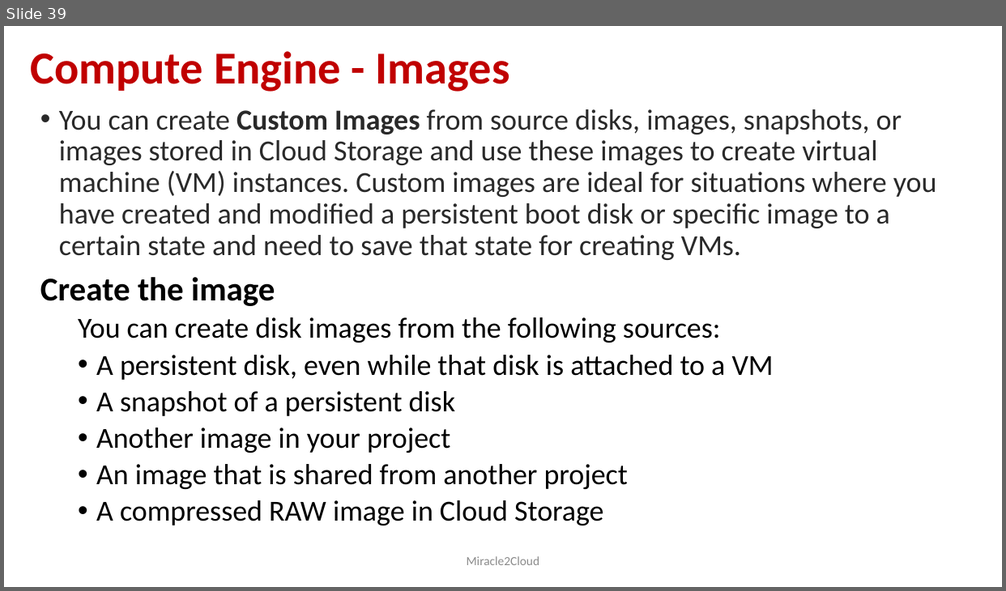
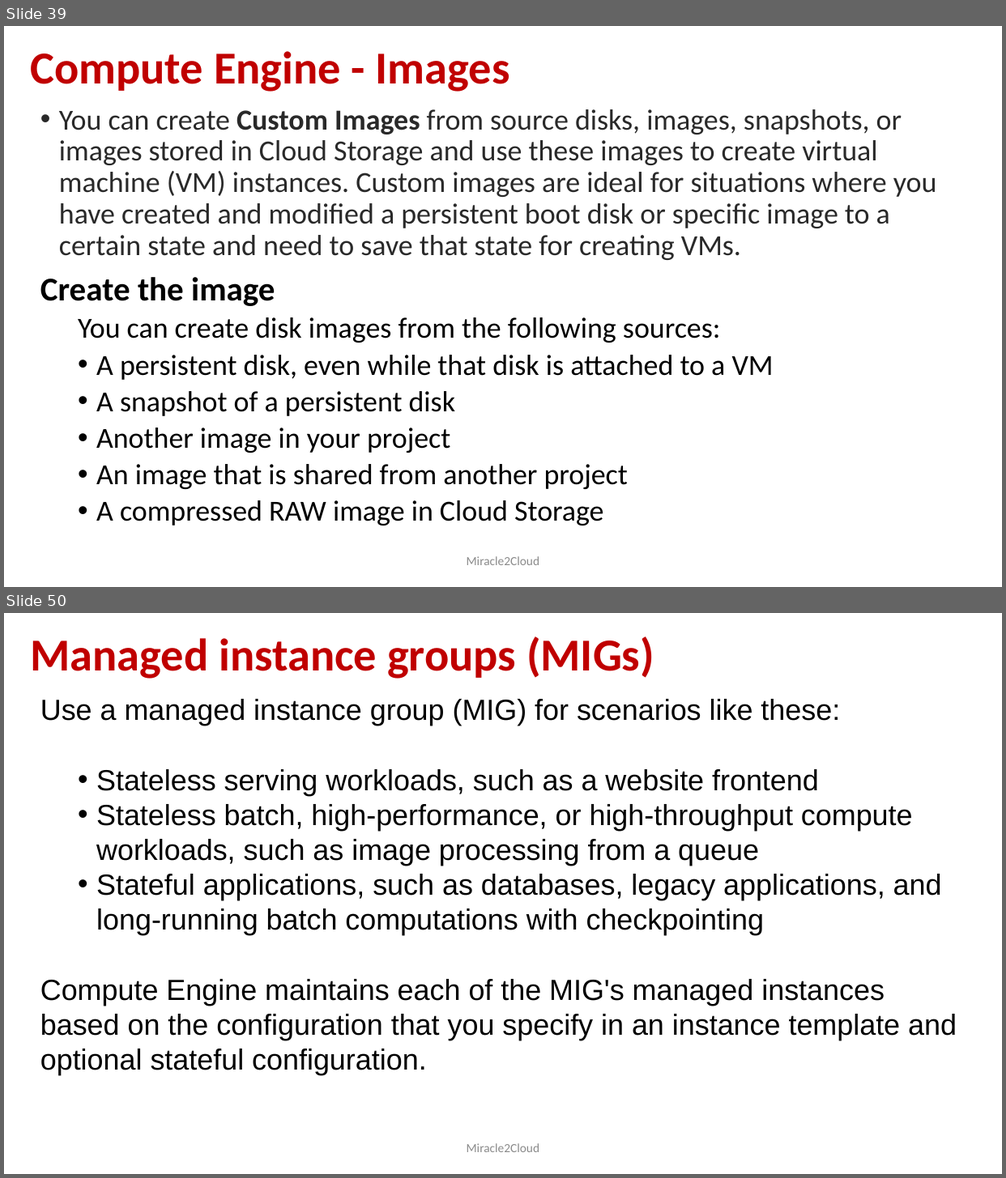
Before and after one commit to miracle2cloud/gcp, a slide deck: Google Cloud Platform.pptx. Shown one above the other, each under a label of ours: slide 39 before the commit, slides 39 and 50 after it; the slides between them are not shown. The pictures are 1006x591 and 1006x1178 pixels, drawn with LibreOffice and Linux fonts; fonts in the diff are those of the drawing. Boxes give left, top, right and bottom in pixels: in the first picture for what was removed or moved away, otherwise in the second. Text is boxed around its words. In the diff, an @@ line names an element or a change of style, - is before the commit and + after.

```diff
--- a/Google Cloud Platform.pptx
+++ b/Google Cloud Platform.pptx
@@ slide 50 added at box(4, 613, 1002, 1174), background #FFFFFF @@
@@ title added at box(30, 636, 654, 679), 44 pt, text #C00000, bold @@
+Managed instance groups (MIGs)
@@ text added at box(40, 699, 957, 1076), 28 pt, text #000000 @@
+Use a managed instance group (MIG) for scenarios like these:
+  • Stateless serving workloads, such as a website frontend
+  • Stateless batch, high-performance, or high-throughput compute workloads, such as image processing from a queue
+  • Stateful applications, such as databases, legacy applications, and long-running batch computations with checkpointing
+Compute Engine maintains each of the MIG's managed instances based on the configuration that you specify in an instance template and optional stateful configuration.
@@ text added at box(467, 1144, 539, 1152), 12 pt, text #8C8C8C @@
+Miracle2Cloud
```
Also in this commit, not shown: 1 slide changed, 11 other slides added.
